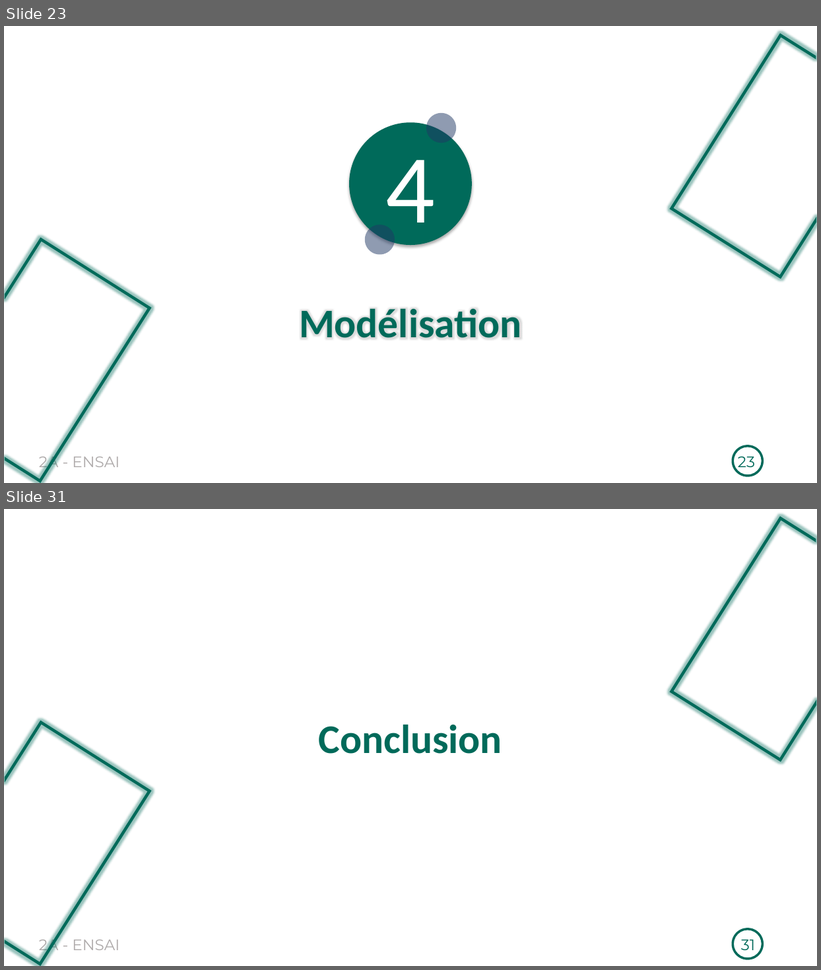
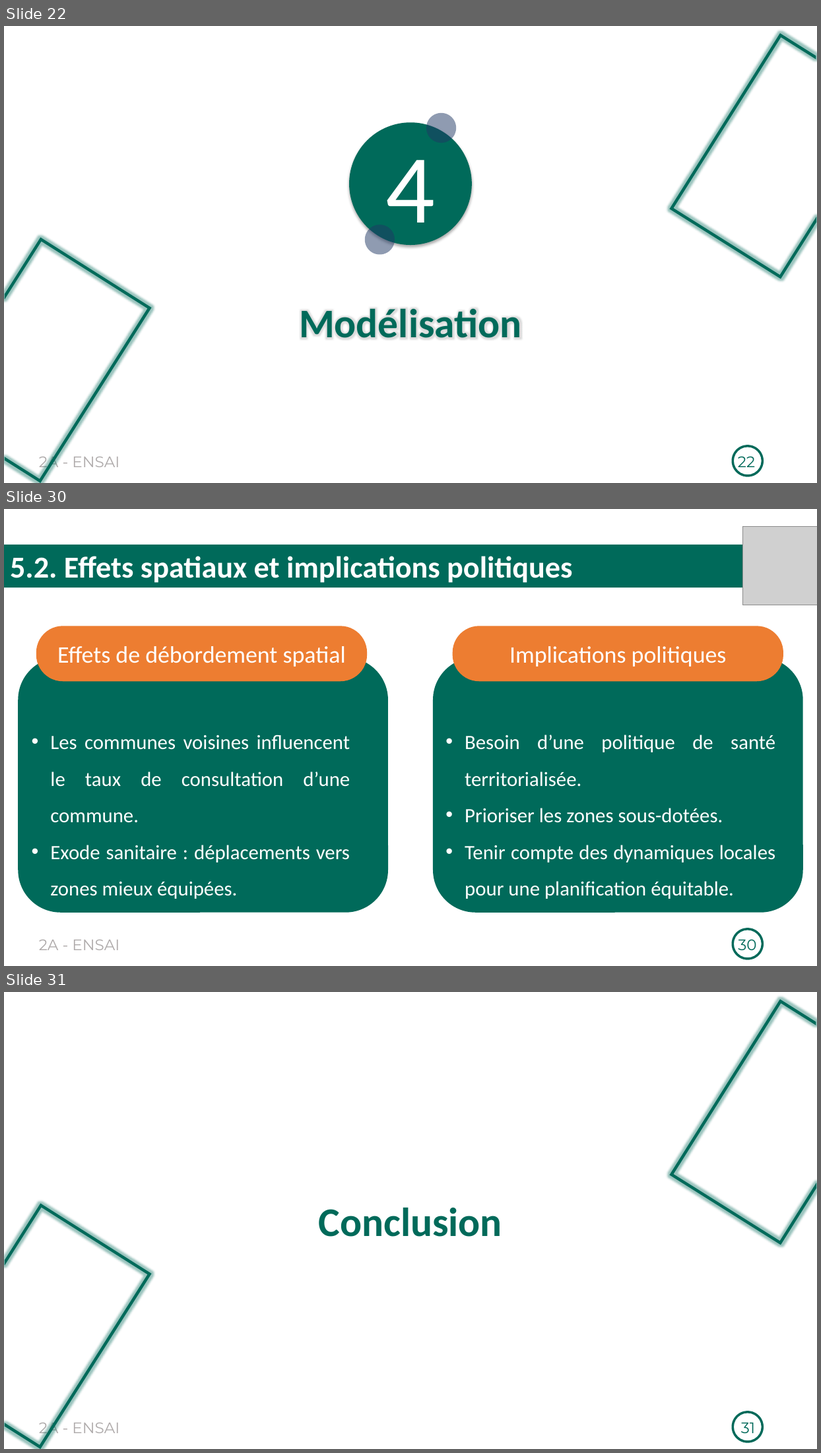
Before and after one commit to Richard-GOZAN/Projet-Stat-2A-Ensai, a slide deck: Présentation/Soutenance_Groupe25.pptx. Shown one above the other, each under a label of ours: slides 23 and 31 before the commit, slides 22, 30 and 31 after it; the slides between them are not shown. The pictures are 821x970 and 821x1453 pixels, drawn with LibreOffice and Linux fonts; fonts in the diff are those of the drawing; grey boxes stand for pictures. Boxes give left, top, right and bottom in pixels: in the first picture for what was removed or moved away, otherwise in the second. Text is boxed around its words. In the diff, an @@ line names an element or a change of style, - is before the commit and + after.

```diff
--- a/Présentation/Soutenance_Groupe25.pptx
+++ b/Présentation/Soutenance_Groupe25.pptx
@@ slide 30 added at box(4, 509, 817, 966), background #FFFFFF; not listed: 2 template elements that a slide beside it also shows @@
@@ picture added at box(743, 527, 817, 605) @@
@@ rectangle added at box(4, 545, 817, 588), fill #006A5A, 36 pt, text #FFFFFF, bold @@
+5.2. Effets spatiaux et implications politiques
@@ rounded rectangle added at box(36, 626, 368, 682), fill #ED7D31, 28 pt, text #FFFFFF @@
+Effets de débordement spatial
@@ rounded rectangle added at box(453, 626, 784, 682), fill #ED7D31, 28 pt, text #FFFFFF @@
+Implications politiques
@@ rounded rectangle added at box(18, 657, 388, 913), fill #006A5A @@
@@ rounded rectangle added at box(433, 657, 803, 913), fill #006A5A @@
@@ text added at box(50, 735, 350, 899), 24 pt, text #FFFFFF @@
+• Les communes voisines influencent le taux de consultation d’une commune.
+• Exode sanitaire : déplacements vers zones mieux équipées.
@@ text added at box(465, 735, 776, 899), 24 pt, text #FFFFFF @@
+• Besoin d’une politique de santé territorialisée.
+• Prioriser les zones sous-dotées.
+• Tenir compte des dynamiques locales pour une planification équitable.
@@ page number added at box(738, 939, 756, 955), 18 pt, text #006A5A @@
+30
@@ what was slide 23 is now slide 22 @@
@@ page number at box(738, 456, 755, 472): text changed @@
-23
+22
```
Also in this commit, not shown: 7 slides changed, 2 other slides added, 3 slides removed.
